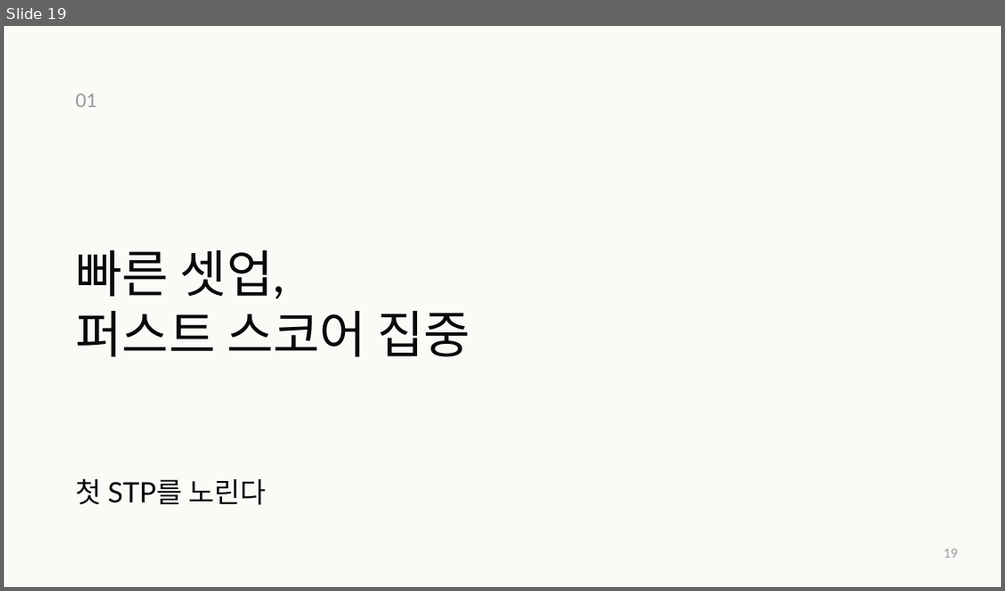
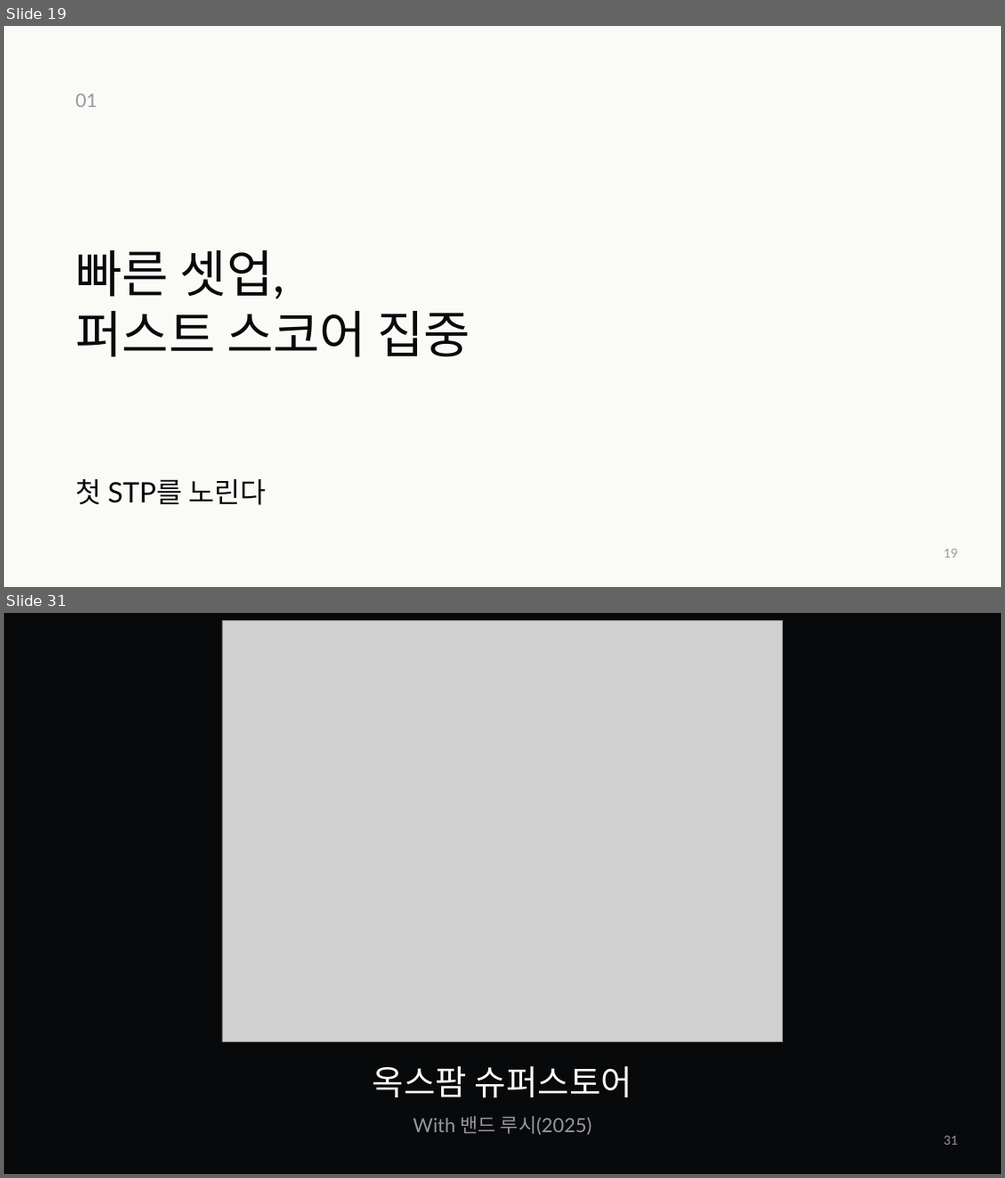
Before and after one commit to jaeyoung5178-bot/Presence, a slide deck: education/mentality/nozero400/NoZero-400Days.pptx. Shown one above the other, each under a label of ours: slide 19 before the commit, slides 19 and 31 after it; the slides between them are not shown. The pictures are 1005x591 and 1005x1178 pixels, drawn with LibreOffice and Linux fonts; fonts in the diff are those of the drawing; grey boxes stand for pictures. Boxes give left, top, right and bottom in pixels: in the first picture for what was removed or moved away, otherwise in the second. Text is boxed around its words. In the diff, an @@ line names an element or a change of style, - is before the commit and + after.

```diff
--- a/education/mentality/nozero400/NoZero-400Days.pptx
+++ b/education/mentality/nozero400/NoZero-400Days.pptx
@@ slide 31 added at (4, 613, 1001, 1174), background #08090B @@
@@ picture added at (222, 620, 783, 1041) @@
@@ text added at (372, 1066, 632, 1098), 33 pt, text #FAFAF7 @@
+옥스팜 슈퍼스토어
@@ text added at (413, 1116, 591, 1135), 18.8 pt, text #96989B @@
+With 밴드 루시(2025)
@@ text added at (944, 1135, 958, 1144), 12 pt, text #96989B @@
+31
```
Also in this commit, not shown: 5 slides changed, 13 other slides added, 12 slides removed, 5 other files.
